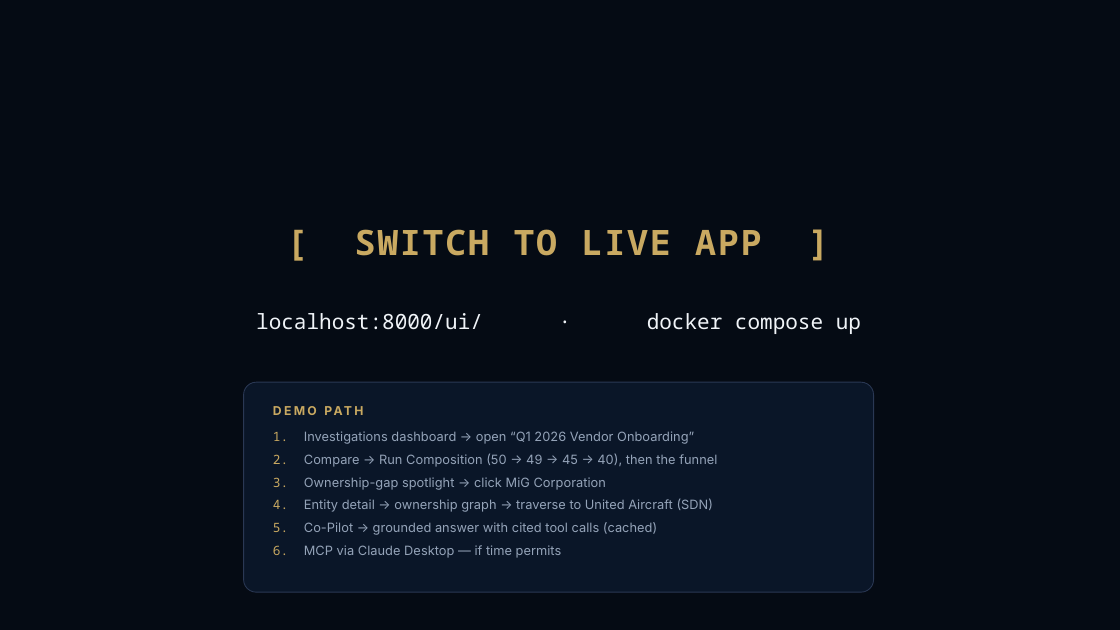
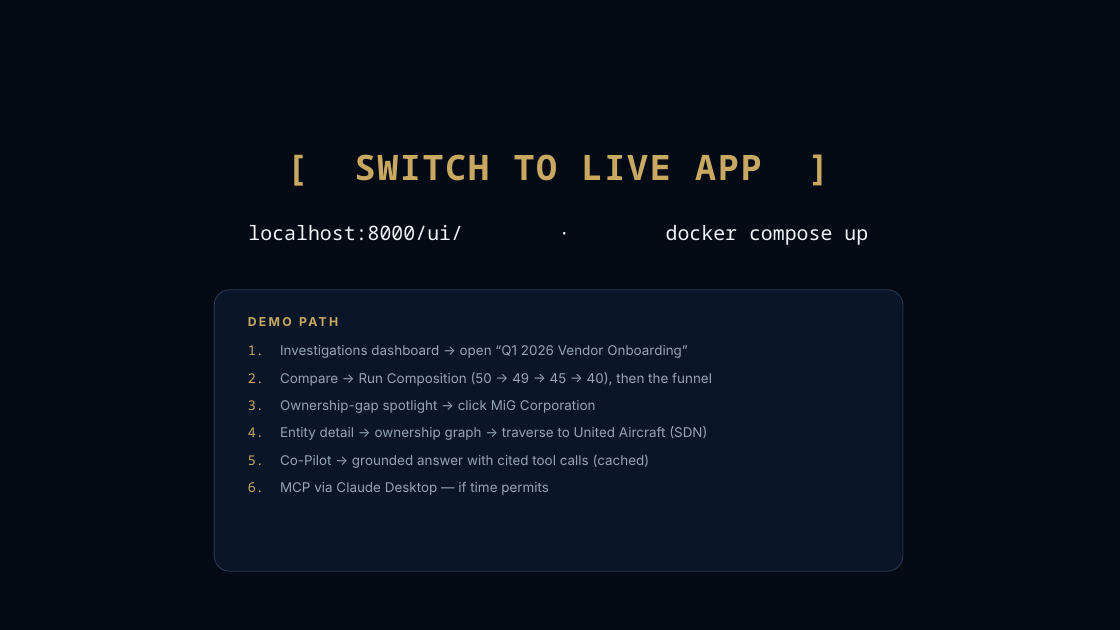
Before and after one commit to pnemrow/meridian-sentinel, a slide deck: slide 4 of docs/walkthrough/meridian-sentinel-walkthrough.pptx. Drawn at 1120x630 pixels with LibreOffice and Linux fonts; fonts in the diff are those of the drawing. Boxes give left, top, right and bottom in pixels: in the first picture for what was removed or moved away, otherwise in the second. Text is boxed around its words. In the diff, an @@ line names an element or a change of style, - is before the commit and + after.

```diff
--- a/docs/walkthrough/meridian-sentinel-walkthrough.pptx
+++ b/docs/walkthrough/meridian-sentinel-walkthrough.pptx
@@ text "[ SWITCH TO LIVE APP ...": place and size @@
-text "[ SWITCH TO LIVE APP ..." at (355, 229, 761, 256)
+text "[ SWITCH TO LIVE APP ..." at (355, 154, 761, 181)
@@ text "[ SWITCH TO LIVE APP ..." at (355, 154, 761, 181): less space between paragraphs @@
@@ text "localhost:8000/ui/ · docker compose up": place and size @@
-text "localhost:8000/ui/ · docker compose up" at (256, 313, 861, 334)
+text "localhost:8000/ui/ · docker compose up" at (248, 225, 868, 245)
@@ text "localhost:8000/ui/ · docker compose up" at (248, 225, 868, 245): size 18 to 17 pt @@
@@ rounded rectangle: place and size @@
-rounded rectangle at (244, 382, 874, 592)
+rounded rectangle at (214, 290, 903, 571)
@@ rounded rectangle at (214, 290, 903, 571): proportions changed @@
@@ text "DEMO PATH": place and size @@
-text "DEMO PATH" at (273, 431, 717, 558)
+text "DEMO PATH" at (248, 345, 712, 495)
@@ text "DEMO PATH" at (248, 345, 712, 495): size 11 to 11.5 pt; more space between paragraphs; line spacing 1.1 to 1.12 @@
```
Also in this commit, not shown: 14 other slides changed, 1 other file.
